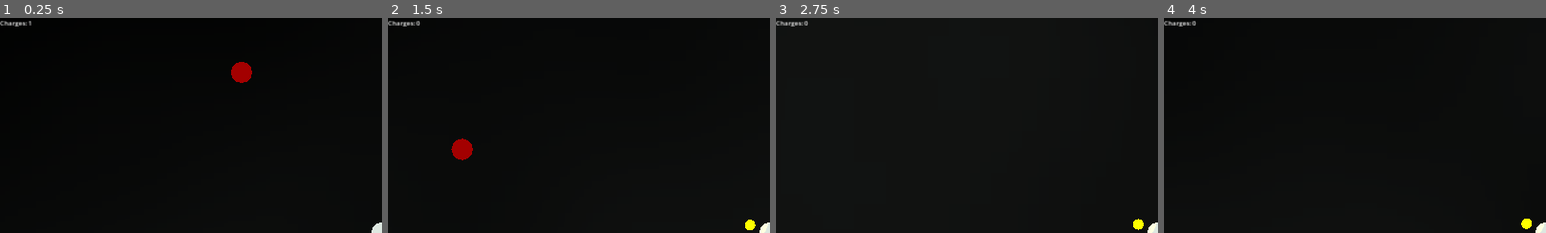
Above: before the commit, frames 1-4 (left to right).
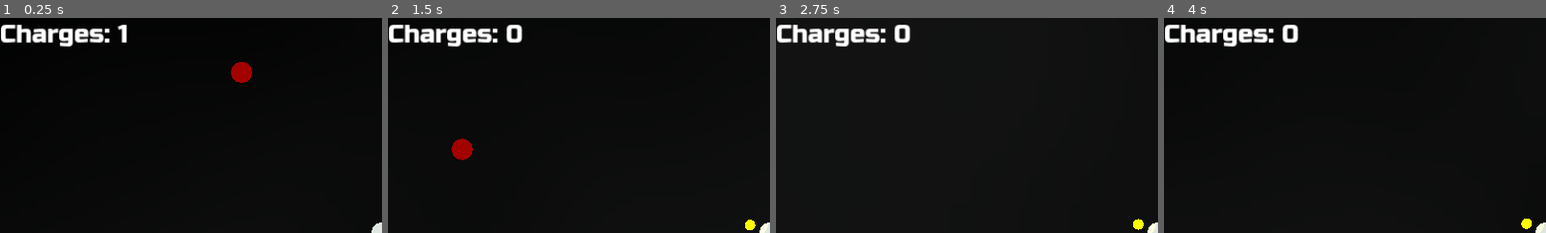
Above: after the commit, the same moments.

Repository: doctor-g/LD55
Game: Godot game, scene res://world.tscn
Same seed, same stepped clock (60 frames per second), same inputs: the game is played once before the commit and once after it.
Inputs (mouse positions are % of the whole screen's width and height, from its top left):
- Up to frame 1 (0.25 s): no input
- Up to frame 2 (1.5 s): move the mouse to (72, 45) at 0.52 s; hold D (move_right) 0.53-1.28 s; tap Space (summon) at 0.6, 1.35 s; move the mouse to (30, 55) at 1.27 s; hold S (move_down) from 1.28 s (still down)
- Up to frame 3 (2.75 s): move the mouse to (60, 28) at 2.02 s; release S (move_down) at 2.03 s; hold D (move_right) from 2.03 s (still down); tap Space (summon) at 2.1 s
- Up to frame 4 (4 s): move the mouse to (45, 70) at 2.77 s; release D (move_right) at 2.78 s; hold W (move_up) 2.78-3.53 s; tap Space (summon) at 2.85, 3.6 s; move the mouse to (80, 65) at 3.52 s; hold A (move_left) from 3.53 s (still down)
The pictures show only the part of the screen within x 0-50%, y 0-50%; the shares and areas given below are measured in that part.

The runs differ from the first frame. In frame 1, 1.9% of the frame differs, in the area x 0-34%, y 1-14%; in frame 2, 2.1%, in the area x 0-36%, y 1-14%; in frame 3, 2.1%; in frame 4, 2.1%.

Commit message:
Use better font for UI

Diff:
--- a/project/hero.tscn
+++ b/project/hero.tscn
@@ -1,6 +1,7 @@
-[gd_scene load_steps=6 format=3 uid="uid://chgdlfcyb06pk"]
+[gd_scene load_steps=8 format=3 uid="uid://chgdlfcyb06pk"]
 
 [ext_resource type="Script" path="res://hero.gd" id="1_8uykj"]
+[ext_resource type="FontFile" uid="uid://vciwig5ix68c" path="res://RussoOne-Regular.ttf" id="2_bot50"]
 
 [sub_resource type="FastNoiseLite" id="FastNoiseLite_n3gbn"]
 
@@ -14,6 +15,10 @@
 normal_texture = SubResource("NoiseTexture2D_8u6yp")
 
 [sub_resource type="SphereShape3D" id="SphereShape3D_f57xk"]
+
+[sub_resource type="LabelSettings" id="LabelSettings_12g4h"]
+font = ExtResource("2_bot50")
+font_size = 64
 
 [node name="Hero" type="CharacterBody3D"]
 script = ExtResource("1_8uykj")
@@ -37,3 +42,4 @@
 offset_right = 71.0
 offset_bottom = 23.0
 text = "Charges: "
+label_settings = SubResource("LabelSettings_12g4h")
Binary file added: project/RussoOne-Regular.ttf
Not shown, added: project/RussoOne-Regular.ttf.import
Not shown, added: project/RussoOne-Regular_license.txt
Not shown, added: README.md
